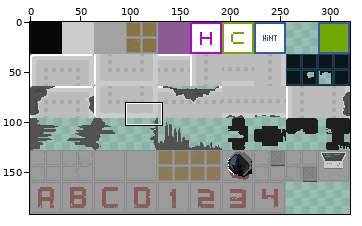
Sprite sheet, stored at assets/tiles.png. The first picture is a wide view before the edit; the outline marks the close-up.
Close-up. As it was:
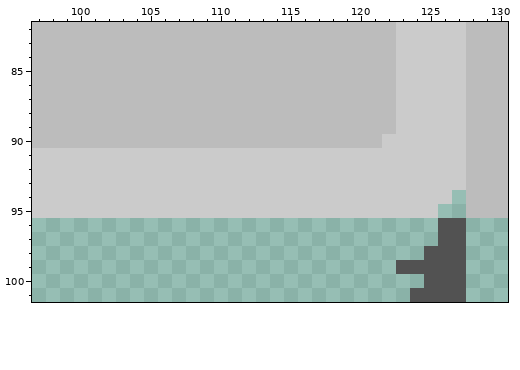
The file is 320x192 pixels. Colours within 5 levels of each other are drawn and written as one. Shown: x 97..130, y 82..101. The commit also changed other parts of the picture, which this record leaves out.
After the commit:
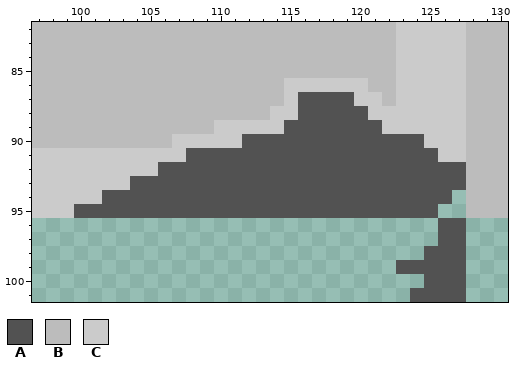
Palette (. is transparent): A #525252  B #bcbcbc  C #cbcbcb
Difference:
@@ x 97..130 @@
  85 BBBBBBBBBBBBBBBBBBBBBBBBBBCCCCCBBB
- 86 BBBBBBBBBBBBBBBBBBBBBBBBBBCCCCCBBB
- 87 BBBBBBBBBBBBBBBBBBBBBBBBBBCCCCCBBB
- 88 BBBBBBBBBBBBBBBBBBBBBBBBBBCCCCCBBB
- 89 BBBBBBBBBBBBBBBBBBBBBBBBBBCCCCCBBB
- 90 BBBBBBBBBBBBBBBBBBBBBBBBBCCCCCCBBB
- 91 CCCCCCCCCCCCCCCCCCCCCCCCCCCCCCCBBB
- 92 CCCCCCCCCCCCCCCCCCCCCCCCCCCCCCCBBB
- 93 CCCCCCCCCCCCCCCCCCCCCCCCCCCCCCCBBB
- 94 CCCCCCCCCCCCCCCCCCCCCCCCCCCCCC.BBB
- 95 CCCCCCCCCCCCCCCCCCCCCCCCCCCCC..BBB
+ 86 BBBBBBBBBBBBBBBBBBCCCCCCBBCCCCCBBB
+ 87 BBBBBBBBBBBBBBBBBBCAAAACCBCCCCCBBB
+ 88 BBBBBBBBBBBBBBBBBCCAAAAACCCCCCCBBB
+ 89 BBBBBBBBBBBBBCCCCCAAAAAAACCCCCCBBB
+ 90 BBBBBBBBBBCCCCCAAAAAAAAAAAAACCCBBB
+ 91 CCCCCCCCCCCAAAAAAAAAAAAAAAAAACCBBB
+ 92 CCCCCCCCCAAAAAAAAAAAAAAAAAAAAAABBB
+ 93 CCCCCCCAAAAAAAAAAAAAAAAAAAAAAAABBB
+ 94 CCCCCAAAAAAAAAAAAAAAAAAAAAAAAA.BBB
+ 95 CCCAAAAAAAAAAAAAAAAAAAAAAAAAA..BBB
  96 .............................AA...
Changed places in both close-ups, as pixel boxes (x1, y1, x2, y2):
changed: (74, 78, 466, 218)
